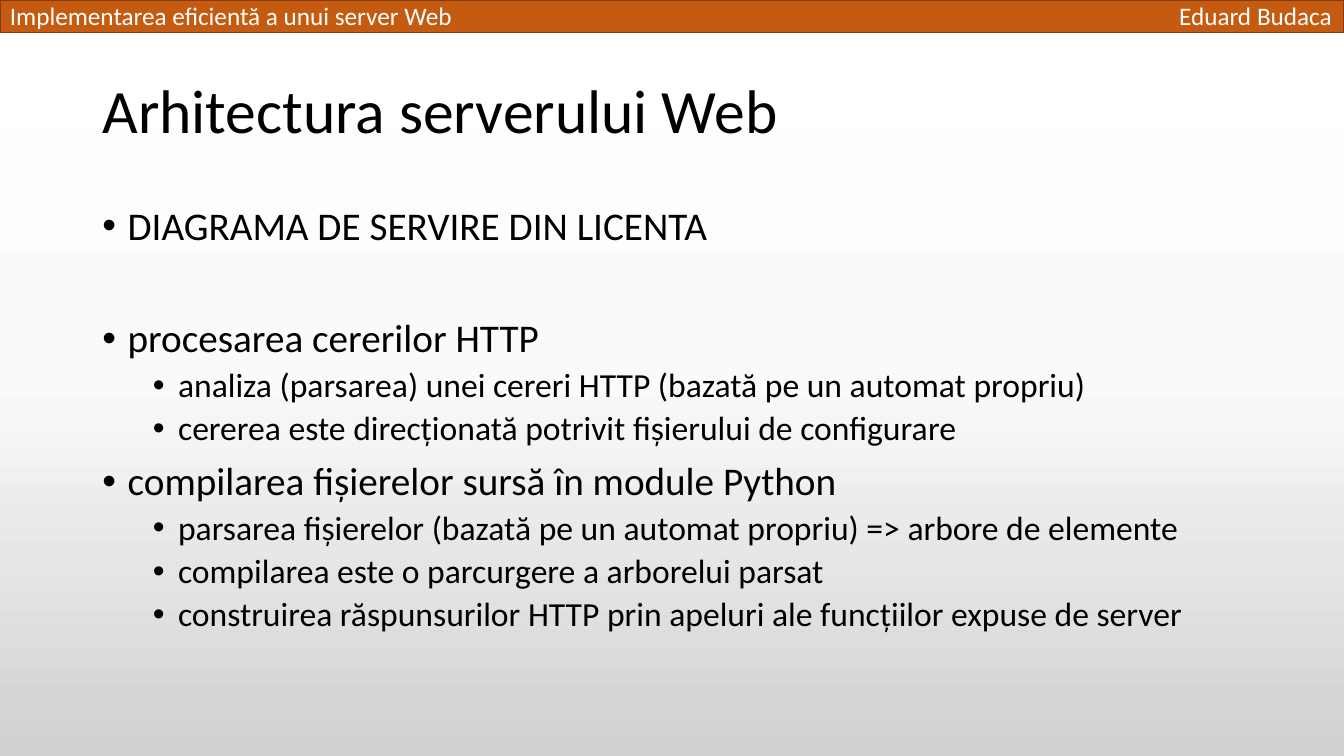
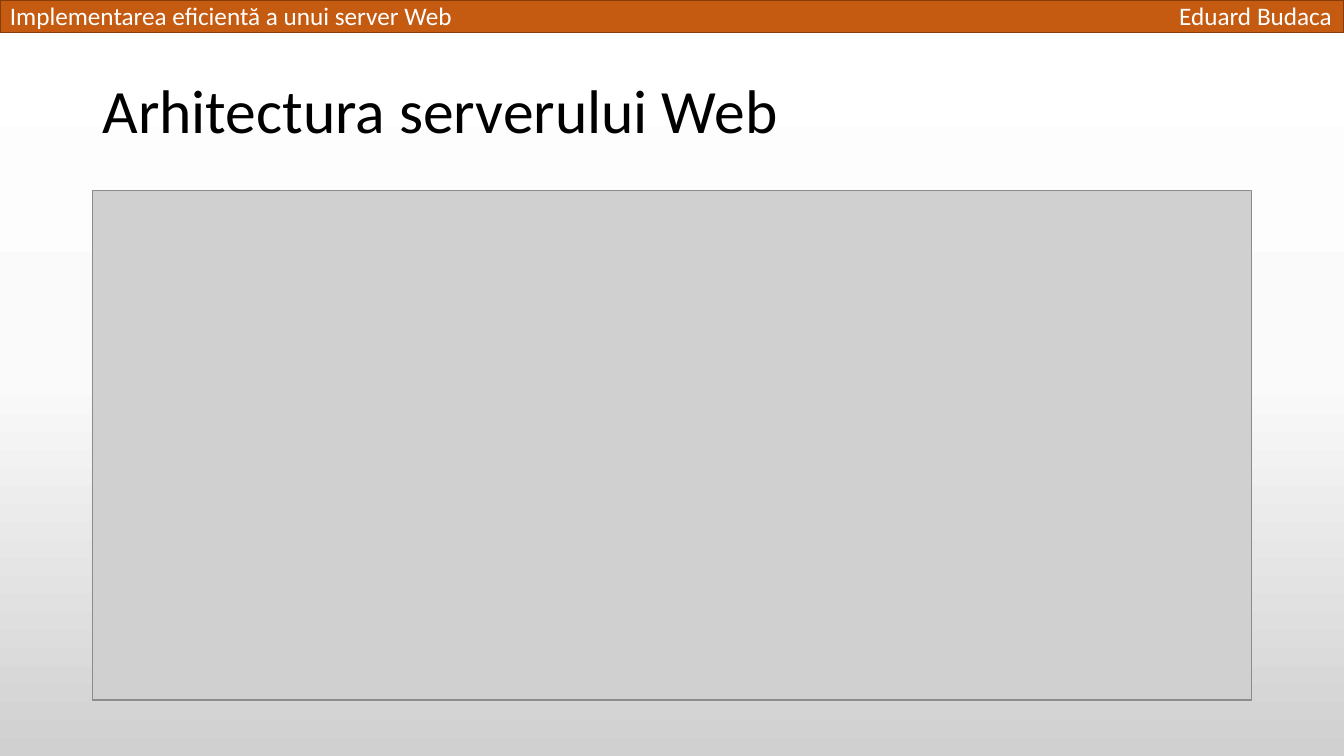
Before and after one commit to TED-996/bachelor-thesis-pack, a slide deck: slide 5 of Licenta2018BudacaEduard/Implementarea eficientă a unui server Web.pptx. Drawn at 1344x756 pixels with LibreOffice and Linux fonts; fonts in the diff are those of the drawing; grey boxes stand for pictures. Boxes give left, top, right and bottom in pixels: in the first picture for what was removed or moved away, otherwise in the second. Text is boxed around its words. In the diff, an @@ line names an element or a change of style, - is before the commit and + after.

```diff
--- a/Licenta2018BudacaEduard/Implementarea eficientă a unui server Web.pptx
+++ b/Licenta2018BudacaEduard/Implementarea eficientă a unui server Web.pptx
@@ picture added at [93,191,1252,701] @@
@@ text removed at [128,214,1182,632] @@
-• DIAGRAMA DE SERVIRE DIN LICENTA
-• procesarea cererilor HTTP
-  • analiza (parsarea) unei cereri HTTP (bazată pe un automat propriu)
-  • cererea este direcționată potrivit fișierului de configurare
-• compilarea fișierelor sursă în module Python
-  • parsarea fișierelor (bazată pe un automat propriu) => arbore de elemente
-  • compilarea este o parcurgere a arborelui parsat
-  • construirea răspunsurilor HTTP prin apeluri ale funcțiilor expuse de server
```
Also in this commit, not shown: 2 other slides changed, 1 slide added.
